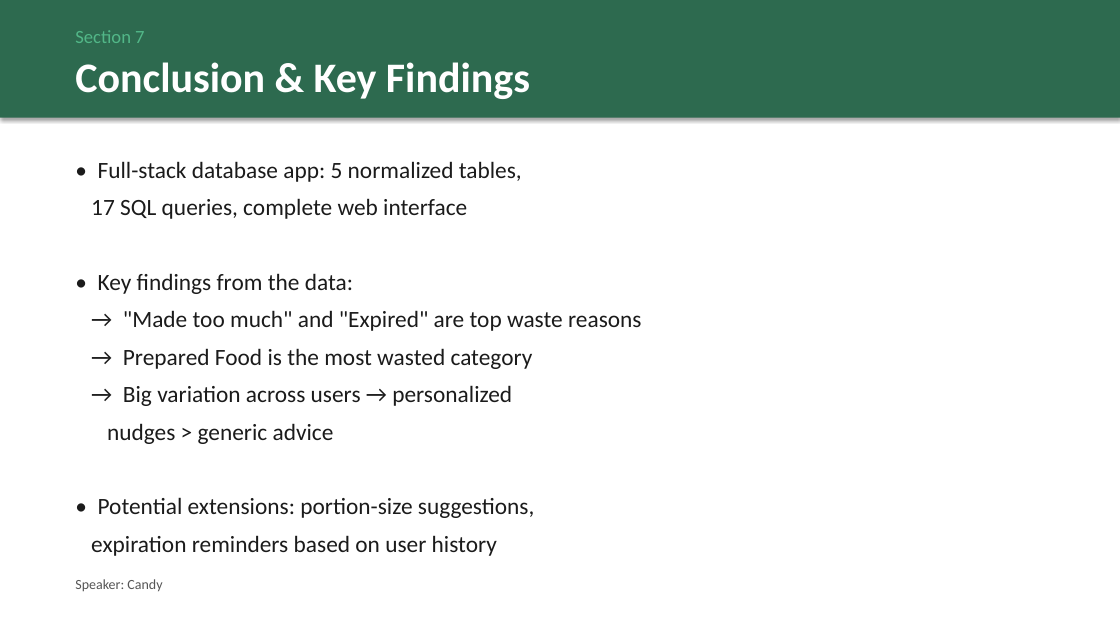
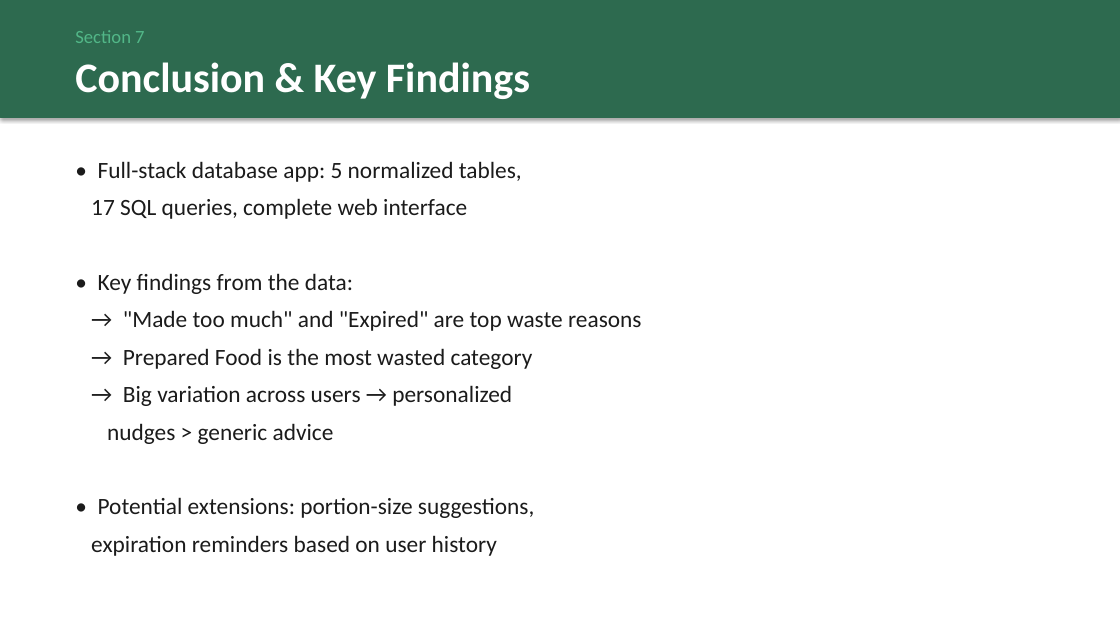
Before and after one commit to jonathan-chamberlin/cs3200-project, a slide deck: slide 9 of presentation/CS3200_Food_Waste_Tracker.pptx. Drawn at 1120x630 pixels with LibreOffice and Linux fonts; fonts in the diff are those of the drawing. Boxes give left, top, right and bottom in pixels: in the first picture for what was removed or moved away, otherwise in the second. Text is boxed around its words. In the diff, an @@ line names an element or a change of style, - is before the commit and + after.

```diff
--- a/presentation/CS3200_Food_Waste_Tracker.pptx
+++ b/presentation/CS3200_Food_Waste_Tracker.pptx
@@ text removed at bbox=[75, 579, 162, 591] @@
-Speaker: Candy
```
Also in this commit, not shown: 9 other slides changed, 1 other file.
